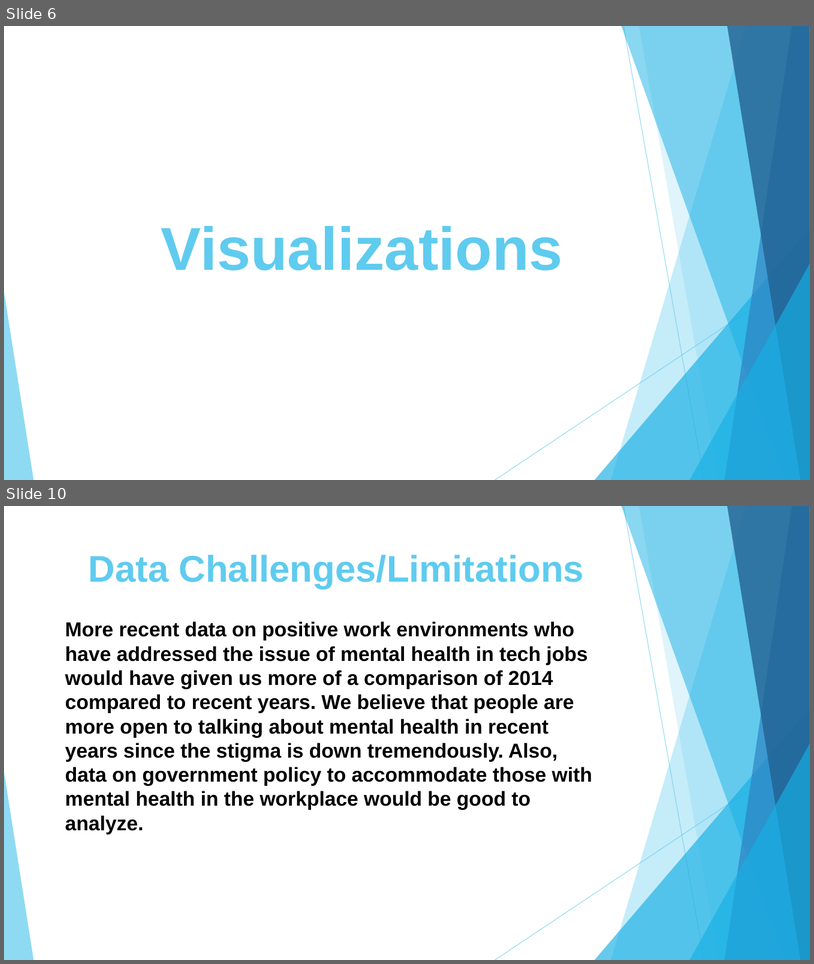
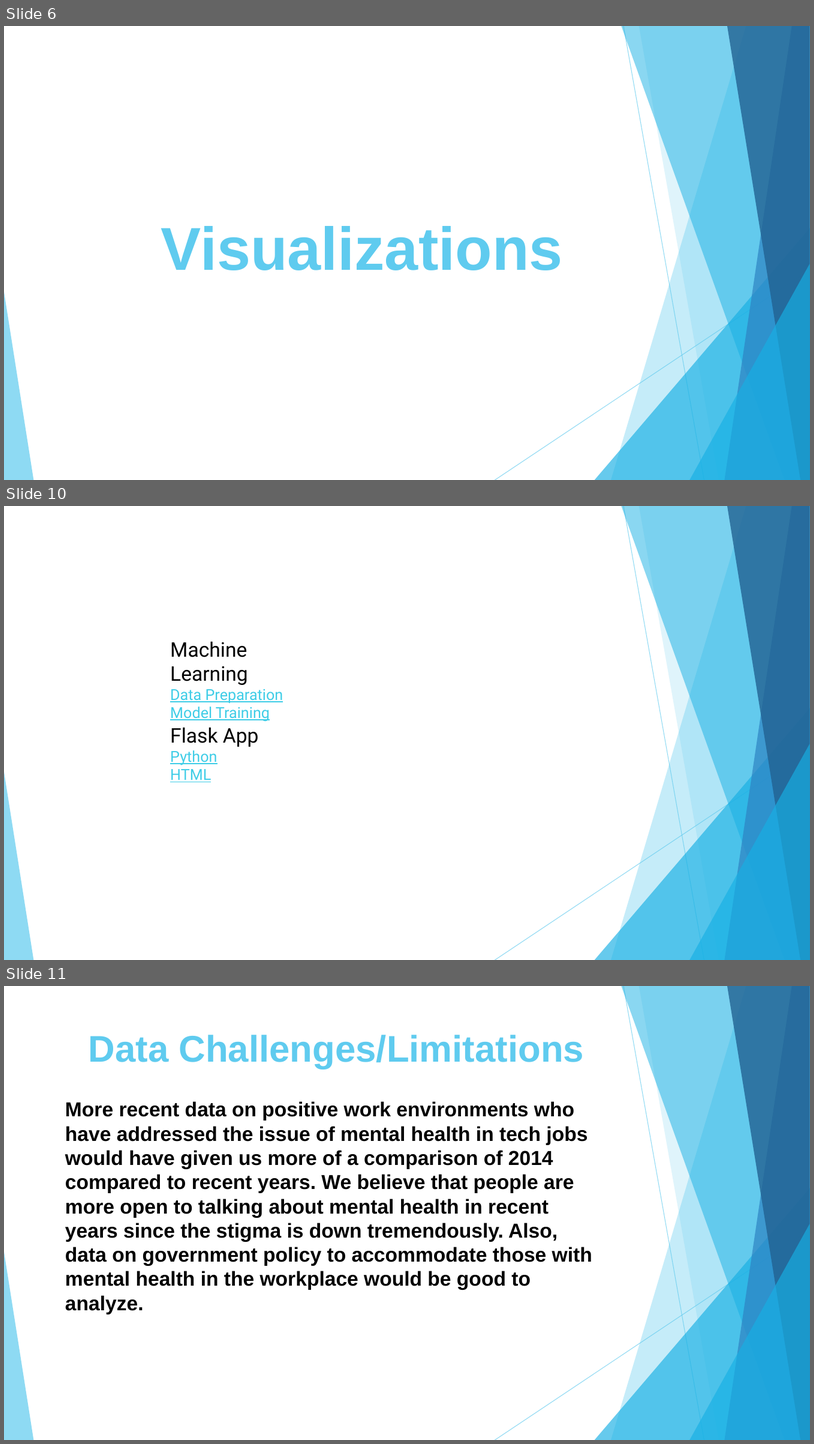
Before and after one commit to sqweets/Final-Project, a slide deck: MHinTech.pptx. Shown one above the other, each under a label of ours: slides 6 and 10 before the commit, slides 6, 10 and 11 after it; the slides between them are not shown. The pictures are 814x964 and 814x1444 pixels, drawn with LibreOffice and Linux fonts; fonts in the diff are those of the drawing. Boxes give left, top, right and bottom in pixels: in the first picture for what was removed or moved away, otherwise in the second. Text is boxed around its words. In the diff, an @@ line names an element or a change of style, - is before the commit and + after.

```diff
--- a/MHinTech.pptx
+++ b/MHinTech.pptx
@@ slide 10 added at [4, 506, 810, 960], background #FFFFFF; not listed: 10 template elements that a slide beside it also shows @@
@@ text added at [170, 641, 284, 721], 18 pt, text #3FCDE7, underline @@
+Machine Learning
+Data Preparation
+Model Training
@@ text added at [170, 727, 259, 782], 18 pt, text #3FCDE7, underline @@
+Flask App
+Python
+HTML
@@ what was slide 10 is now slide 11 @@
```
Also in this commit, not shown: 1 slide changed.
